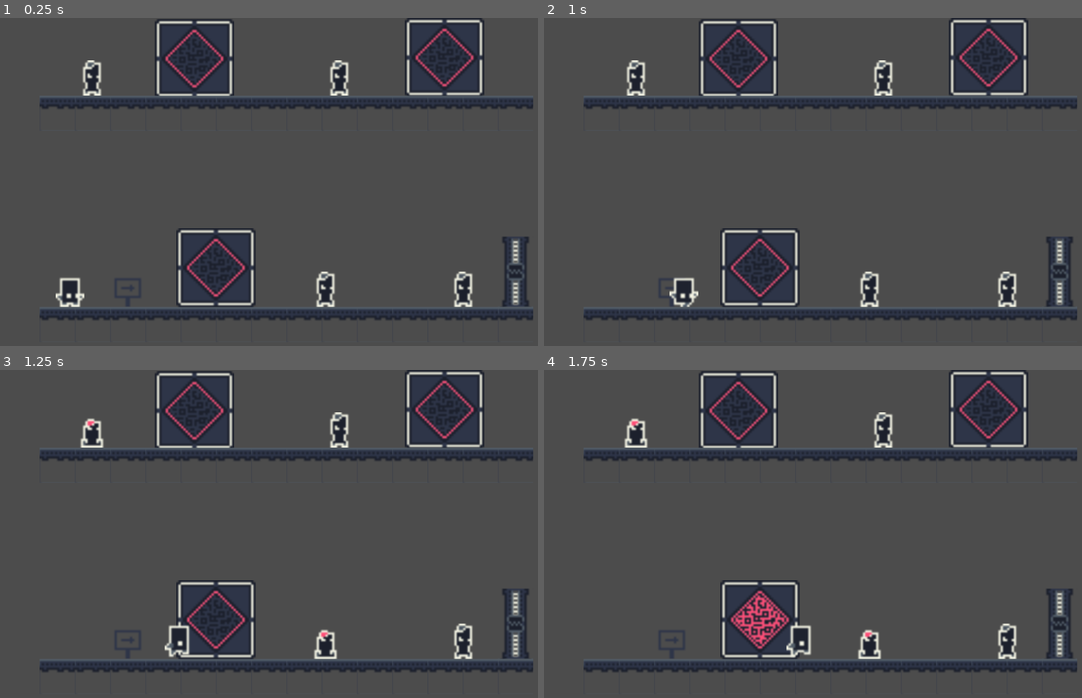
Above: before the commit, frames 1-4 (two rows, left to right).
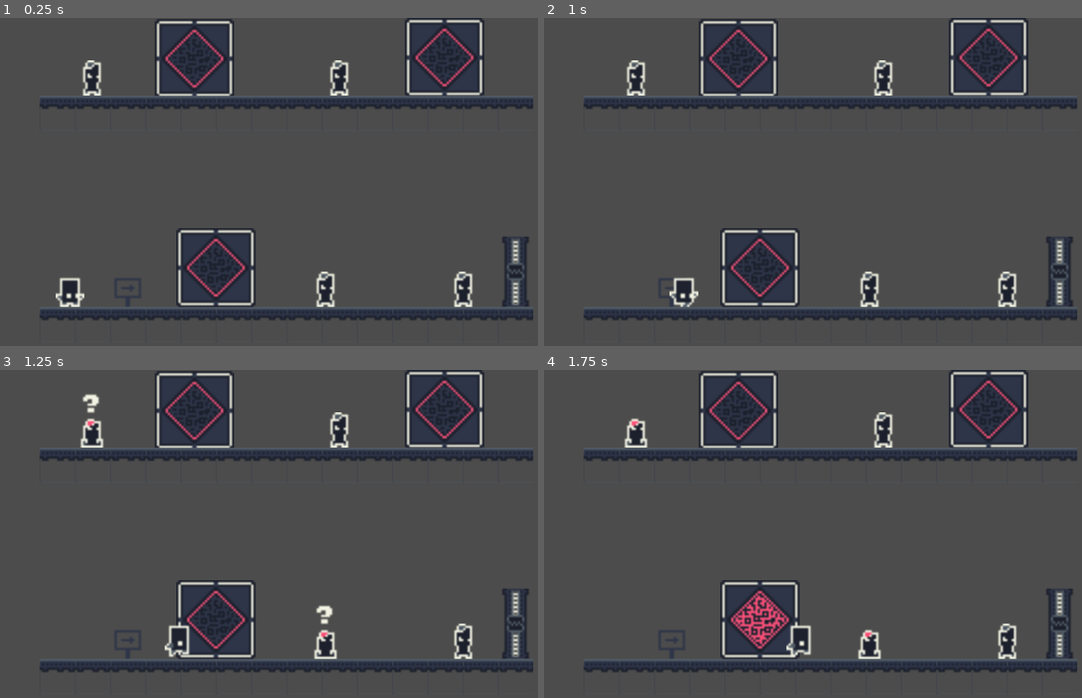
Above: after the commit, the same moments.

Repository: JuanG10/minion3
Game: Godot game, scene res://escenas/niveles/Tutorial clones.tscn
Two runs of this game, one before a commit and one after it. Both use one fixed random seed, a clock stepped at 60 frames per second and the inputs below. The project has no main scene, so this scene is started directly.
Inputs:
- Up to frame 1 (0.25 s): no input
- Up to frame 2 (1 s): tap Enter at 0.5 s; hold Right (ui_right) from 0.53 s (still down); tap V (abrir_puerta) at 0.6 s; tap Up (ui_up) at 0.77 s
- Up to frame 3 (1.25 s): keep holding Right (ui_right)
- Up to frame 4 (1.75 s): keep holding Right (ui_right); tap X (bajar_cadena) at 1.35 s; tap Up (ui_up) at 1.52 s

Frames 1-2 are identical in both runs. In frame 3, 0.2% of the frame differs, in the area x 15-62%, y 7-78%; in frame 4, nothing differs.

Commit message:
signosDeAvisoAlCambiarYActivarPersonajes

Diff:
--- /dev/null
+++ b/scripts/Punctuation_marks.gd
@@ -0,0 +1,20 @@
+extends Node2D
+
+onready var exclamation = preload("res://sprites/exclamation.png")
+onready var question = preload("res://sprites/question.png")
+
+const START_HEIGHT:Vector2 = Vector2(0,15)
+
+func start_question_mark(pos:Vector2)->void:
+	_create_mark(pos,question)
+
+func start_exclamation_mark(pos:Vector2)->void:
+	_create_mark(pos,exclamation)
+
+func _create_mark(pos:Vector2, image)->void:
+	print("Entró a _create_mark")
+	var new_mark = Sprite.new()
+	new_mark.texture = image
+	get_tree().get_root().add_child(new_mark)
+	new_mark.position = pos - START_HEIGHT
+	print("Después de asignar posición")
--- a/scripts/jugador.gd
+++ b/scripts/jugador.gd
@@ -3,7 +3,7 @@
 export (int) var id
 
 # Variables internas.
-const speed:int = 100
+const SPEED:int = 100
 var velocity:Vector2
 
 # Obtención de otros Nodos.
@@ -33,7 +33,7 @@
 		if Input.is_action_pressed('ui_right'): _move_left()
 		if Input.is_action_pressed('ui_left'): _move_right()
 		if _input_release(): player_spr.play("idle")
-	velocity = velocity.normalized() * speed
+	velocity = velocity.normalized() * SPEED
 
 func _input_release()->bool: # Chequea si se sueltan teclas direccionales.
 	return Input.is_action_just_released("ui_right") or Input.is_action_just_released("ui_left")
@@ -69,9 +69,59 @@
 		get_tree().call_group("controllable_characters","change_control", next_character_id)
 
 func change_control(next_id:int)->void: # Si es el siguiente se controla.
-	if id == next_id: control_switch = true
+	var new_timer_name = "timer" + name
+	var new_mark_name = "mark" + name
+	if id == next_id:
+		control_switch = true
+		if !get_tree().get_root().has_node(new_timer_name) && !get_tree().get_root().has_node(new_mark_name):
+			start_exclamation_mark(position)
 
 func activate(id_list:Array)->void: # Agrega al grupo de controlables si puede.
 	if id_list.has(id):
 		add_to_group("controllable_characters")
+		start_question_mark(position)
 		player_spr.play("idle")
+
+## Quiero separar este código
+onready var exclamation = preload("res://sprites/exclamation.png")
+onready var question = preload("res://sprites/question.png")
+
+const START_HEIGHT:Vector2 = Vector2(0,12)
+
+func start_question_mark(pos:Vector2)->void:
+	_create_mark(pos,question)
+
+func start_exclamation_mark(pos:Vector2)->void:
+	_create_mark(pos,exclamation)
+
+func _create_mark(pos:Vector2, image)->void:
+	var root = get_tree().get_root()
+	var timer:Timer = _create_timer()
+	var new_mark = _create_sprite(image)
+	root.add_child(new_mark)
+	root.add_child(timer)
+	timer.start()
+	new_mark.position = pos - START_HEIGHT
+
+func _create_timer()->Timer:
+	var new_name = "timer" + name
+	var new_timer:Timer = Timer.new()
+	new_timer.set_one_shot(true)
+	new_timer.set_wait_time(0.4)
+	new_timer.connect("timeout",self,"_on_timer_timeout")
+	new_timer.set_name(new_name)
+	return new_timer
+
+func _create_sprite(image)->Sprite:
+	var new_name = "mark" + name
+	var new_mark = Sprite.new()
+	new_mark.texture = image
+	new_mark.set_name(new_name)
+	return new_mark
+
+func _on_timer_timeout()->void:
+	var mark_name = "mark" + name
+	var timer_name = "timer" + name
+	var root = get_tree().get_root()
+	root.get_node(mark_name).queue_free()
+	root.get_node(timer_name).queue_free()
Not shown: 2 places in escenas/objetos/Jugador.tscn that only renumber resources
Binary file added: sprites/exclamation.png
Not shown, added: sprites/exclamation.png.import
Binary file added: sprites/question.png
Not shown, added: sprites/question.png.import
